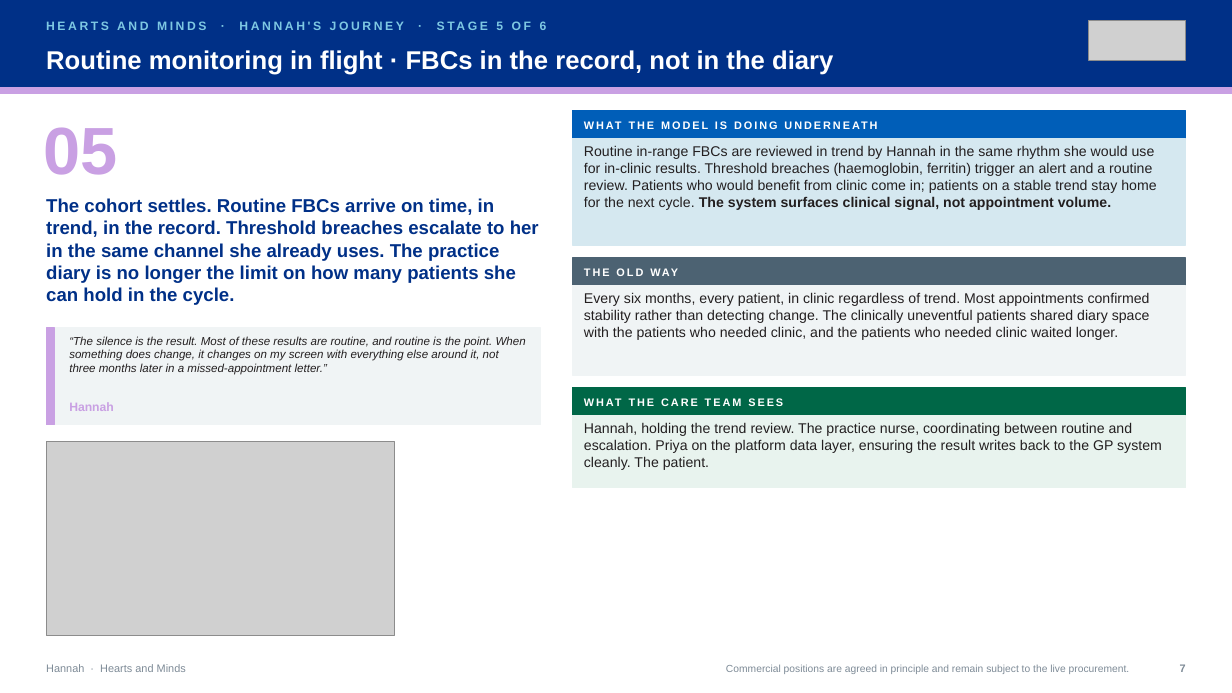
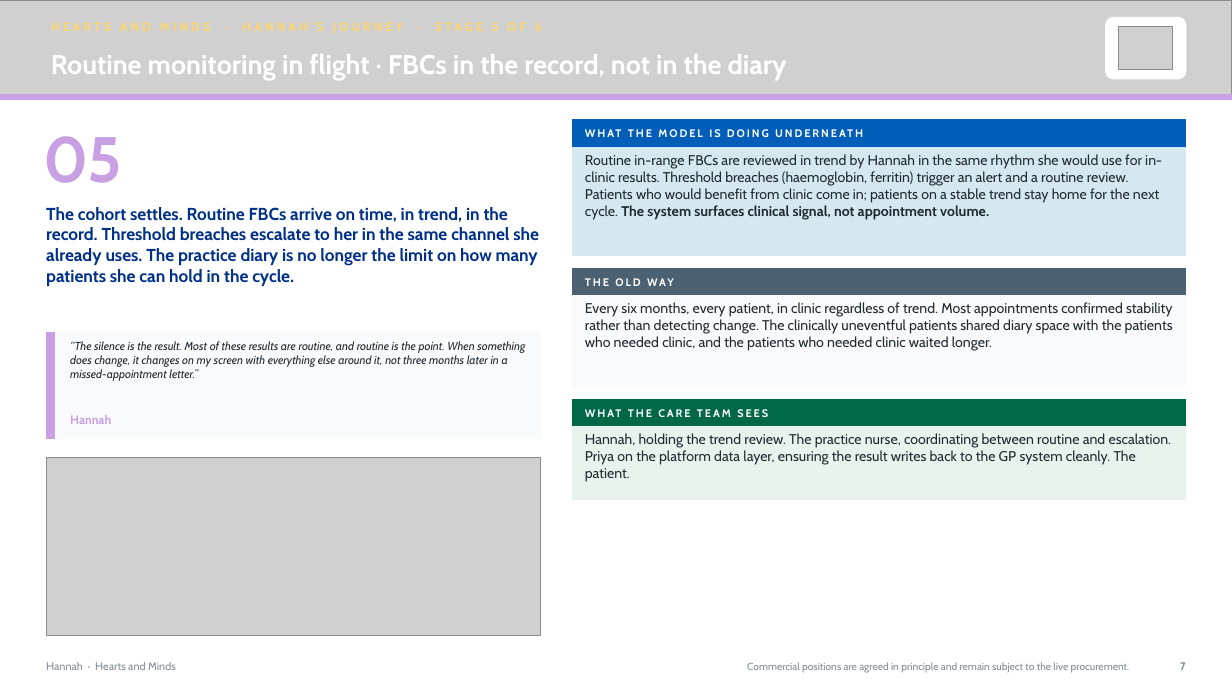
Before and after one commit to ScottEason1967/dtx-ecosystem, a slide deck: slide 7 of hearts-and-minds/journey-decks/hm-journey-hannah-v1.pptx. Drawn at 1232x693 pixels with LibreOffice and Linux fonts; fonts in the diff are those of the drawing; grey boxes stand for pictures. Boxes give left, top, right and bottom in pixels: in the first picture for what was removed or moved away, otherwise in the second. Text is boxed around its words. In the diff, an @@ line names an element or a change of style, - is before the commit and + after.

```diff
--- a/hearts-and-minds/journey-decks/hm-journey-hannah-v1.pptx
+++ b/hearts-and-minds/journey-decks/hm-journey-hannah-v1.pptx
@@ rectangle removed at (x1=0, y1=0, x2=1232, y2=88) @@
@@ picture added at (x1=0, y1=0, x2=1232, y2=94) @@
@@ text removed at (x1=46, y1=21, x2=547, y2=30) @@
-HEARTS AND MINDS · HANNAH'S JOURNEY · STAGE 5 OF 6
@@ rounded rectangle added at (x1=1106, y1=18, x2=1187, y2=79), fill #FFFFFF, outline #FFFFFF 1 pt @@
@@ picture resized from (x1=1089, y1=20, x2=1186, y2=60) to (x1=1119, y1=27, x2=1174, y2=69) @@
@@ text "Routine monitoring in flight · ..." at (x1=51, y1=54, x2=787, y2=80): size 20 to 21 pt, font Arial to Cabin @@
@@ rectangle moved from (x1=0, y1=88, x2=1232, y2=93) to (x1=0, y1=94, x2=1232, y2=100) @@
@@ text "05" at (x1=43, y1=136, x2=122, y2=183): size 52 to 50 pt, font Arial to Cabin, letter spacing 0 to -1 pt @@
@@ text "The cohort settles. Routine FBCs ..." moved from (x1=46, y1=198, x2=539, y2=305) to (x1=46, y1=207, x2=539, y2=287) @@
@@ text "The cohort settles. Routine FBCs ..." at (x1=46, y1=207, x2=539, y2=287): size 14.5 to 13.5 pt, font Arial to Cabin @@
@@ 7 texts, 6 rectangles moved together from (x1=43, y1=111, x2=1186, y2=488) to (x1=43, y1=119, x2=1186, y2=500) @@
@@ rectangle at (x1=573, y1=296, x2=1186, y2=386): fill #F0F4F5 to #F8FAFC; outline #F0F4F5 1 pt to #F8FAFC 1 pt @@
@@ rectangle resized from (x1=46, y1=328, x2=55, y2=425) to (x1=46, y1=333, x2=55, y2=439) @@
@@ rectangle at (x1=46, y1=333, x2=541, y2=439): fill #F0F4F5 to #F8FAFC; outline #F0F4F5 1 pt to #F8FAFC 1 pt @@
@@ rectangle resized from (x1=46, y1=328, x2=541, y2=425) to (x1=46, y1=333, x2=541, y2=439) @@
@@ text "Hannah" moved from (x1=69, y1=402, x2=114, y2=411) to (x1=70, y1=415, x2=111, y2=424) @@
@@ font Arial to Cabin, text colour #231F20 to #212B32 in 4 elements at (x1=585, y1=154, x2=1162, y2=219), (x1=585, y1=302, x2=1173, y2=351), (x1=70, y1=341, x2=525, y2=381), (x1=585, y1=433, x2=1172, y2=482) @@
@@ picture resized from (x1=46, y1=442, x2=395, y2=636) to (x1=46, y1=457, x2=541, y2=636) @@
@@ font Arial to Cabin in 7 elements at (x1=585, y1=119, x2=1174, y2=147), (x1=647, y1=278, x2=674, y2=286), (x1=585, y1=399, x2=1174, y2=427), (x1=70, y1=415, x2=111, y2=424), (x1=1180, y1=662, x2=1186, y2=670), (x1=747, y1=662, x2=1130, y2=672), (x1=46, y1=662, x2=176, y2=670) @@
@@ text "Commercial positions are agreed in ..." moved from (x1=726, y1=664, x2=1130, y2=674) to (x1=747, y1=662, x2=1130, y2=672) @@
```
Also in this commit, not shown: 8 other slides changed, 57 other files.
